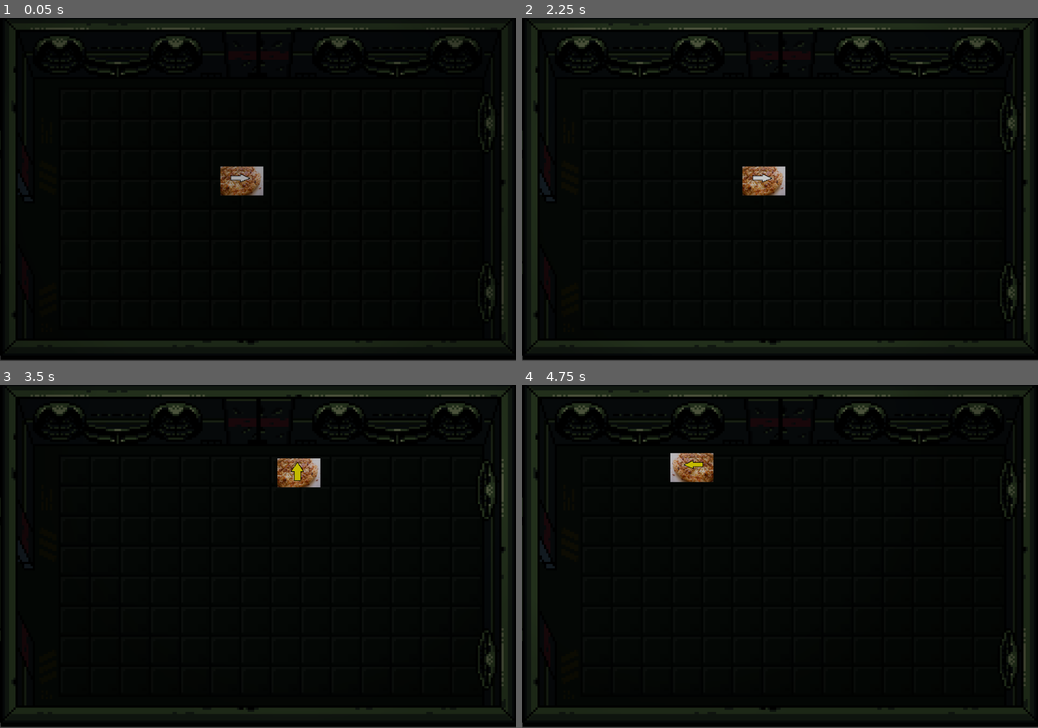
Above: before the commit, frames 1-4 (two rows, left to right).
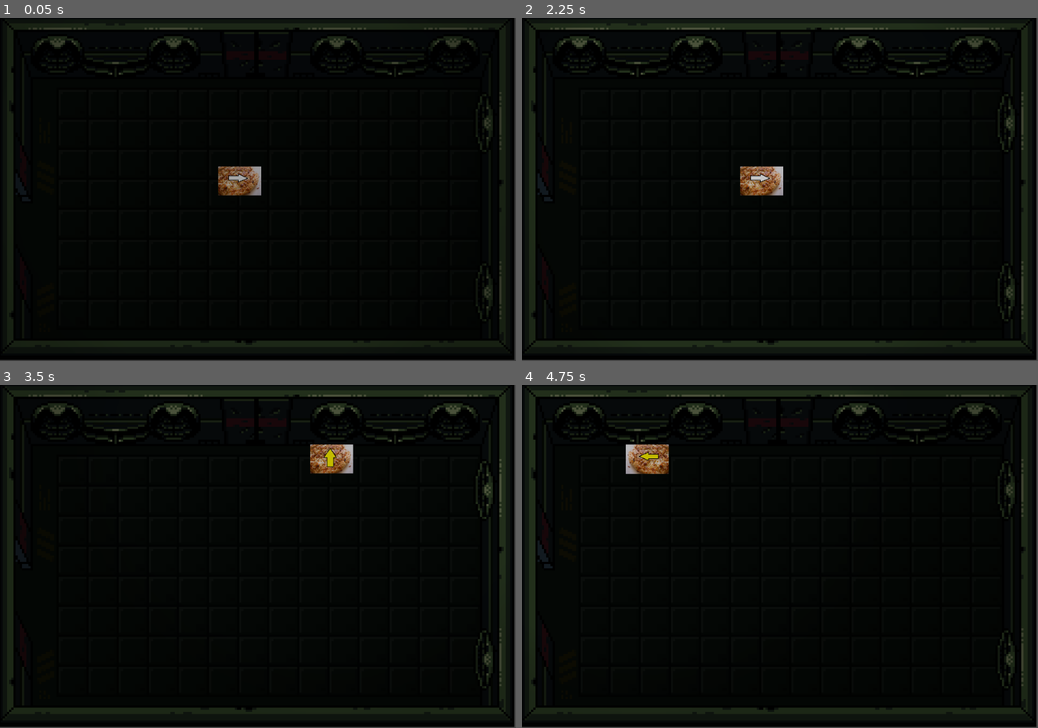
Above: after the commit, the same moments.

Repository: feyrkh/game-jam
Game: Godot game, scene res://levels/demo/MachineInteractionDemo.tscn
Same seed, same stepped clock (60 frames per second), same inputs: the game is played once before the commit and once after it. This scene is started directly instead of the project's main scene.
Inputs:
- Up to frame 1 (0.05 s): no input
- Up to frame 2 (2.25 s): tap Enter at 0.5 s; hold Right (ui_right) 0.53-1.28 s; hold Down (ui_down) 1.28-2.03 s; hold Right (ui_right) from 2.03 s (still down)
- Up to frame 3 (3.5 s): release Right (ui_right) at 2.78 s; hold Up (ui_up) from 2.78 s (still down)
- Up to frame 4 (4.75 s): release Up (ui_up) at 3.53 s; hold Left (ui_left) from 3.53 s (still down)

The runs differ from the first frame. In frame 1, 2.6% of the frame differs, in the area x 0-100%, y 0-100%; in frame 2, 3.1%; in frame 3, 4.0%; in frame 4, 4.1%.

Commit message:
Fix camera transitions

Diff:
--- a/01_space_horror/camera/MixedModeCamera.gd
+++ b/01_space_horror/camera/MixedModeCamera.gd
@@ -33,6 +33,8 @@
 		remainingShakeDurationSeconds -= _delta
 
 func on_fixed_mode_entered(fixedArea:Position2D, fx:bool, fy:bool, shouldTransition:bool):
+	if !fixedX and !fixedY: # if we were in a Center area previously, basically
+		shouldTransition = true
 	lastEnteredRegion = fixedArea
 	following = false
 	if shouldTransition:
@@ -47,13 +49,13 @@
 
 
 func on_fixed_mode_exited(fixedArea:Position2D, shouldTransition:bool):
-	if shouldTransition:
-		startTransition()
 	if lastEnteredRegion == fixedArea:
+		if shouldTransition:
+			startTransition()
 		following = true
 		print_debug("following player")
-	if shouldTransition:
-		finishTransition()
+		if shouldTransition:
+			finishTransition()
 
 func startTransition():
 	if get_tree() == null:
--- a/01_space_horror/levels/demo/MachineInteractionDemo.tscn
+++ b/01_space_horror/levels/demo/MachineInteractionDemo.tscn
@@ -28,6 +28,7 @@
 
 [node name="Player" parent="." instance=ExtResource( 2 )]
 position = Vector2( 482.44, 77.6062 )
+speed = 80
 
 [node name="CanvasModulate" type="CanvasModulate" parent="."]
 visible = false
@@ -36,9 +37,9 @@
 [node name="Node" type="Node" parent="."]
 
 [node name="Room1" parent="Node" instance=ExtResource( 5 )]
-position = Vector2( 490, 81 )
+position = Vector2( 491, 81 )
 
 [node name="Hall1L" parent="Node" instance=ExtResource( 5 )]
-position = Vector2( 308.304, 81 )
+position = Vector2( 310.304, 81 )
 scale = Vector2( 0.5, 0.5 )
 cameraFocus = 2
--- a/01_space_horror/player/Player.tscn
+++ b/01_space_horror/player/Player.tscn
@@ -36,7 +36,7 @@
 extents = Vector2( 10.0545, 6.89413 )
 
 [sub_resource type="CircleShape2D" id=3]
-radius = 1.0
+radius = 2.0
 
 [node name="KinematicBody2D" type="KinematicBody2D"]
 script = ExtResource( 5 )
